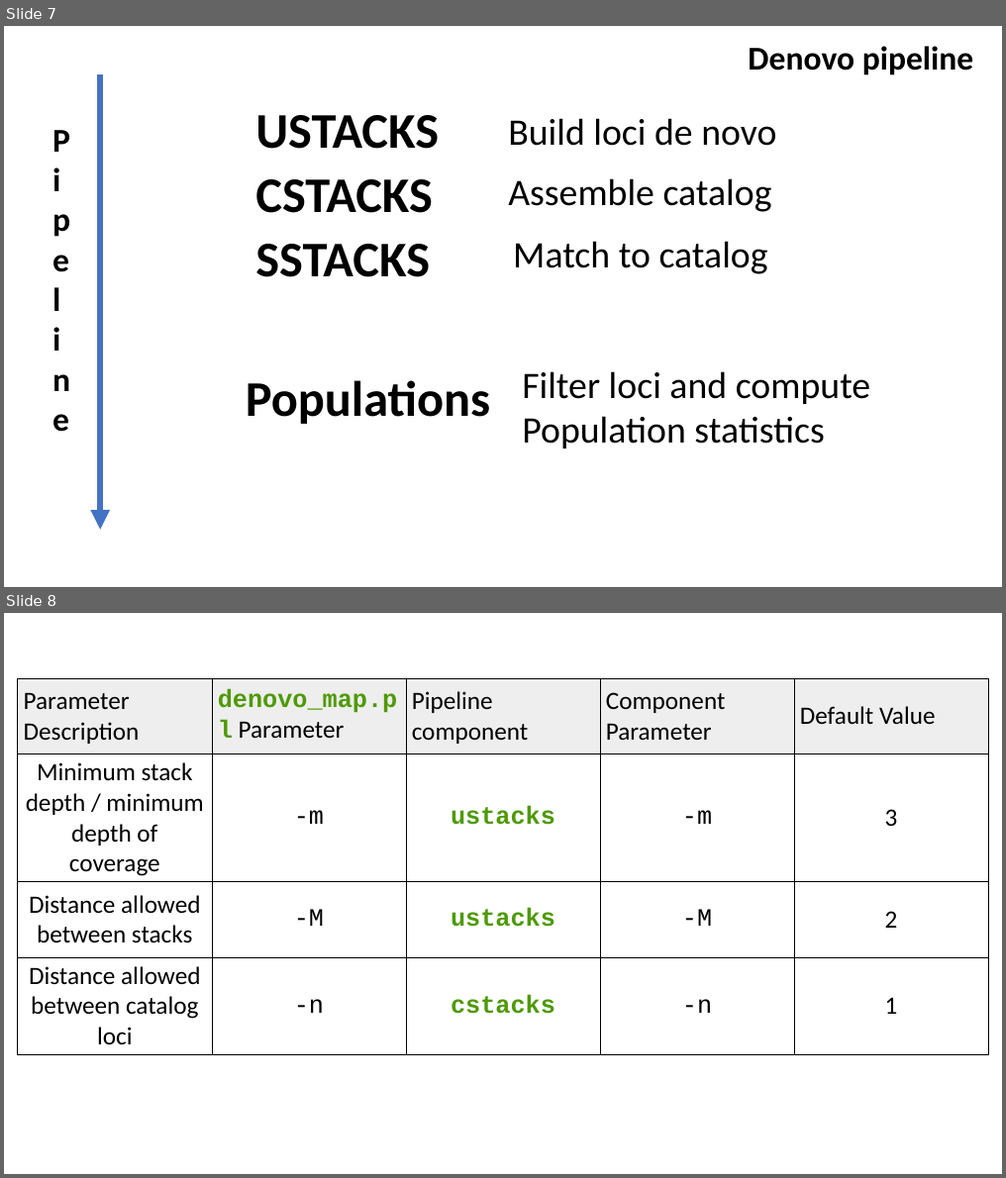
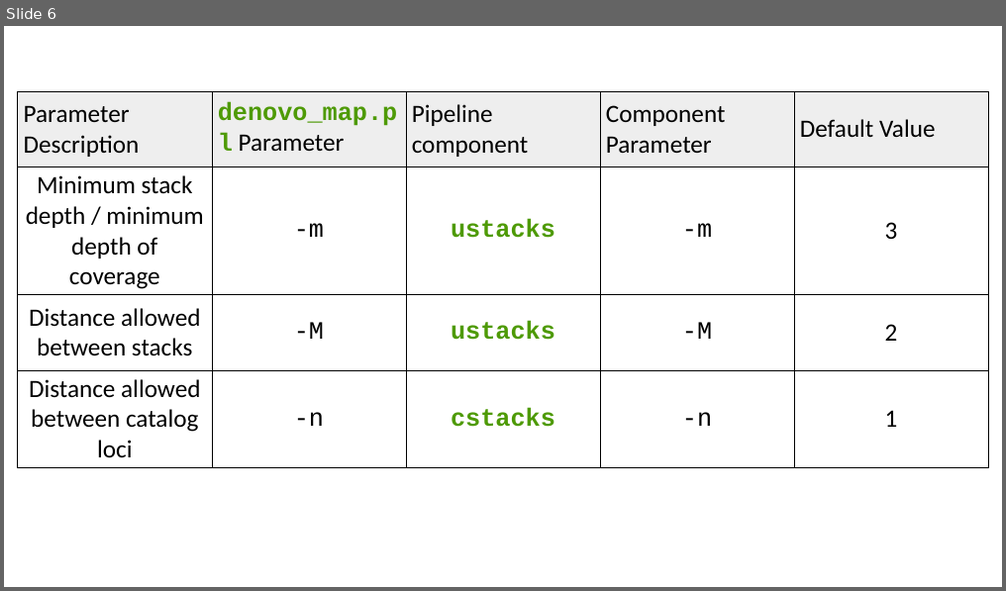
Before and after one commit to ldutoit/2020-spring-school-GBS, a slide deck: sessions/slides/GBS_day3_slides.pptx. Shown one above the other, each under a label of ours: slides 7 and 8 before the commit, slide 6 after it. The pictures are 1006x1178 and 1006x591 pixels, drawn with LibreOffice and Linux fonts; fonts in the diff are those of the drawing. Boxes give left, top, right and bottom in pixels: in the first picture for what was removed or moved away, otherwise in the second. Text is boxed around its words. In the diff, an @@ line names an element or a change of style, - is before the commit and + after.

Commit message:
update slides

```diff
--- a/sessions/slides/GBS_day3_slides.pptx
+++ b/sessions/slides/GBS_day3_slides.pptx
@@ slide 7 removed at (4, 26, 1002, 587), background #FFFFFF @@
@@ text removed at (747, 46, 974, 76) @@
-Denovo pipeline
@@ arrow removed from (101, 75) to (101, 530) @@
@@ text removed at (46, 115, 84, 445) @@
-Pipel
-ine
@@ text removed at (255, 115, 439, 149) @@
-USTACKS
@@ text removed at (508, 118, 776, 146) @@
-Build loci de novo
@@ text removed at (255, 179, 433, 213) @@
-CSTACKS
@@ text removed at (508, 178, 772, 212) @@
-Assemble catalog
@@ text removed at (255, 244, 430, 277) @@
-SSTACKS
@@ text removed at (513, 241, 768, 274) @@
-Match to catalog
@@ text removed at (246, 380, 490, 424) @@
-Populations
@@ text removed at (522, 372, 870, 449) @@
-Filter loci and compute
-Population statistics
@@ what was slide 8 is now slide 6 @@
```
Also in this commit, not shown: 1 other slide removed, 3 other files.
